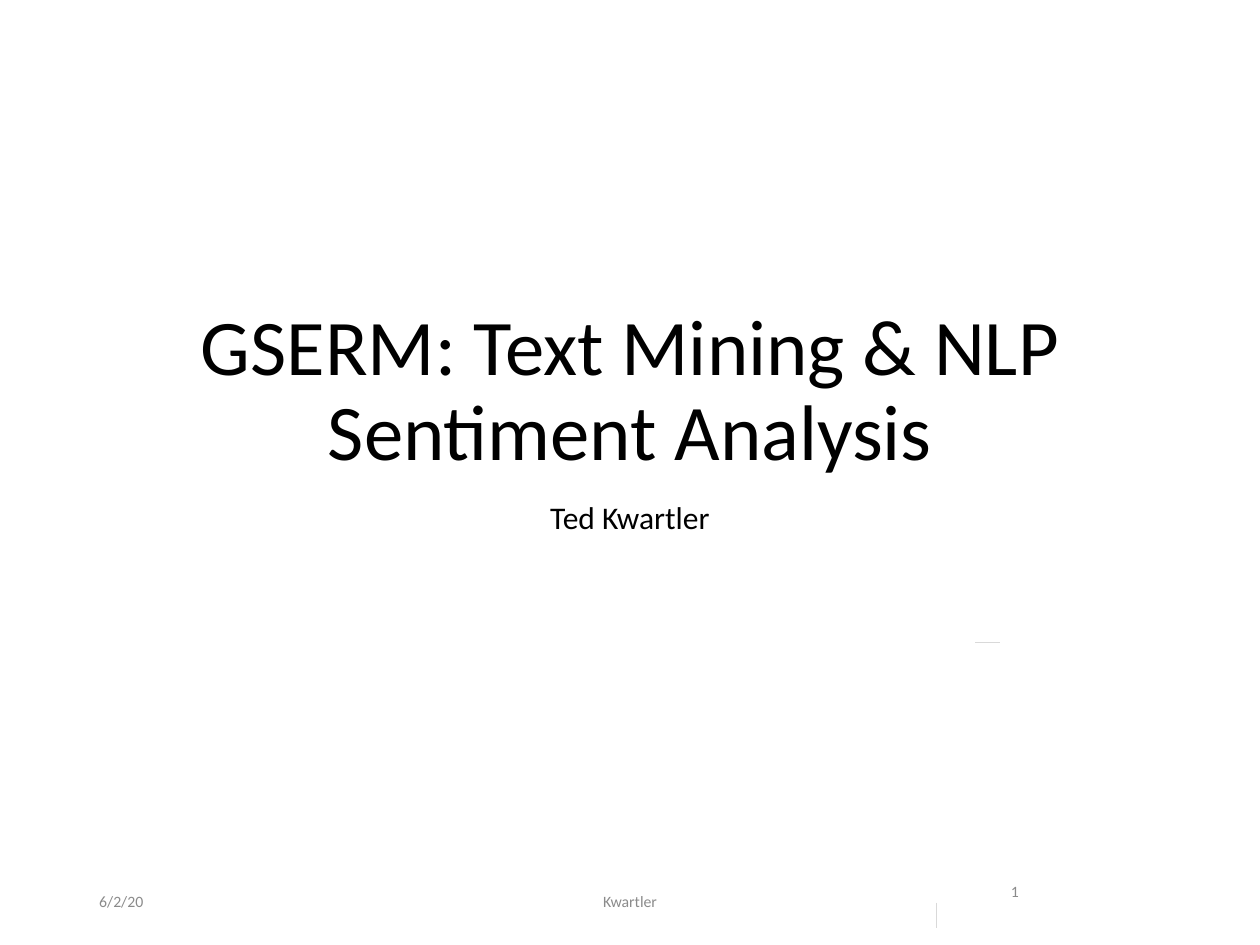
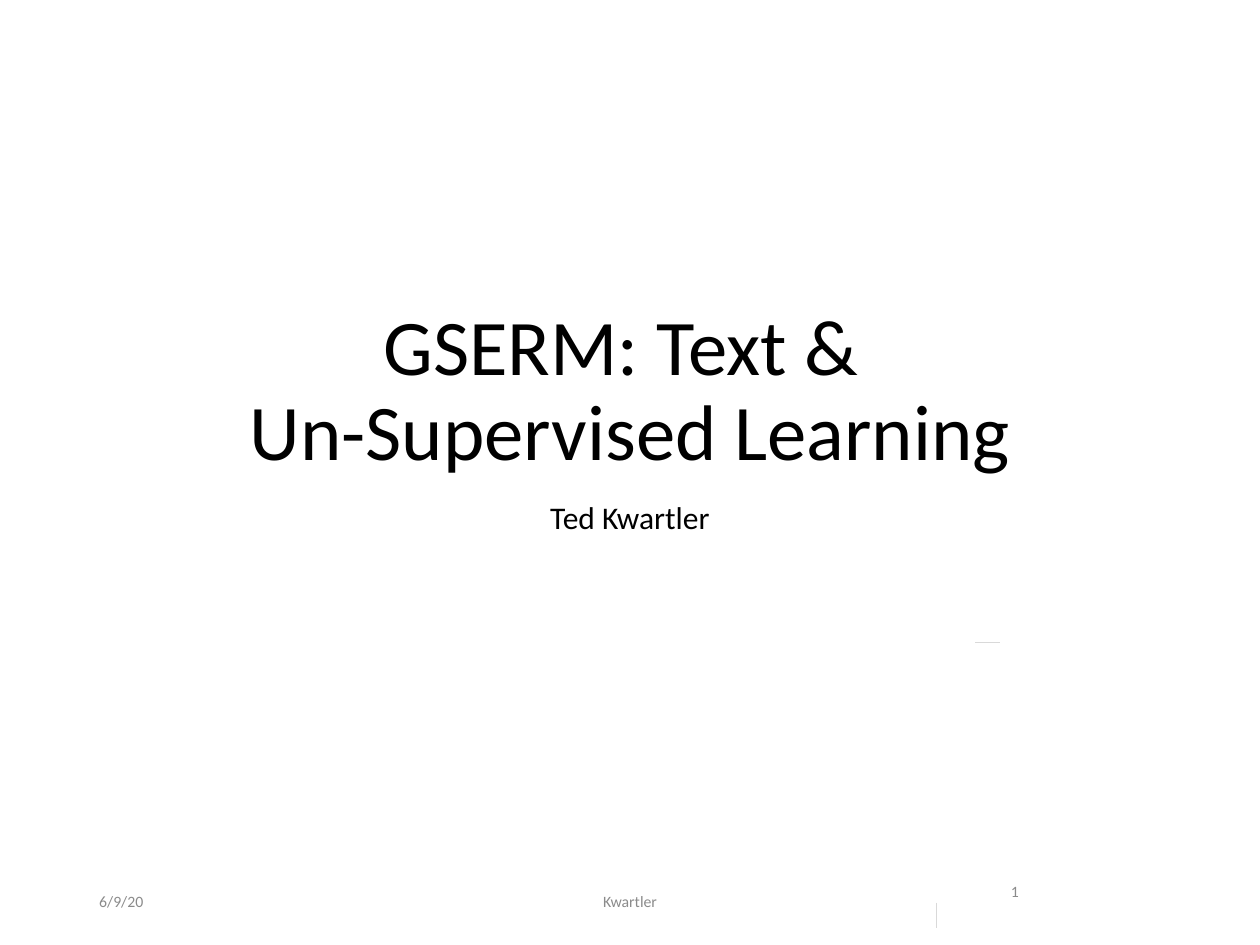
Before and after one commit to kwartler/GSERM_Text_Remote_student, a slide deck: slide 1 of lessons/C_Sentiment_Unsupervised/Day3_vid3.pptx. Drawn at 1260x945 pixels with LibreOffice and Linux fonts; fonts in the diff are those of the drawing; background and template pictures are left out. Boxes give left, top, right and bottom in pixels: in the first picture for what was removed or moved away, otherwise in the second. Text is boxed around its words. In the diff, an @@ line names an element or a change of style, - is before the commit and + after.

```diff
--- a/lessons/C_Sentiment_Unsupervised/Day3_vid3.pptx
+++ b/lessons/C_Sentiment_Unsupervised/Day3_vid3.pptx
@@ title at (x1=250, y1=324, x2=1010, y2=474): text changed @@
-GSERM: Text Mining & NLP
-Sentiment Analysis
+GSERM: Text &
+Un-Supervised Learning
@@ text at (x1=99, y1=896, x2=143, y2=908): text changed @@
-6/2/20
+6/9/20
```
Also in this commit, not shown: 19 other slides changed, 1 other file.
